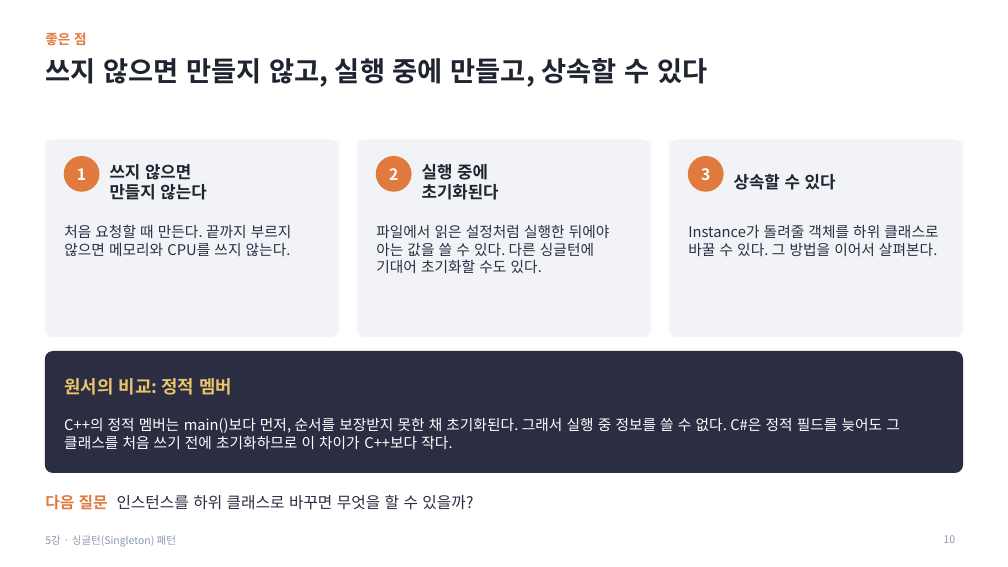
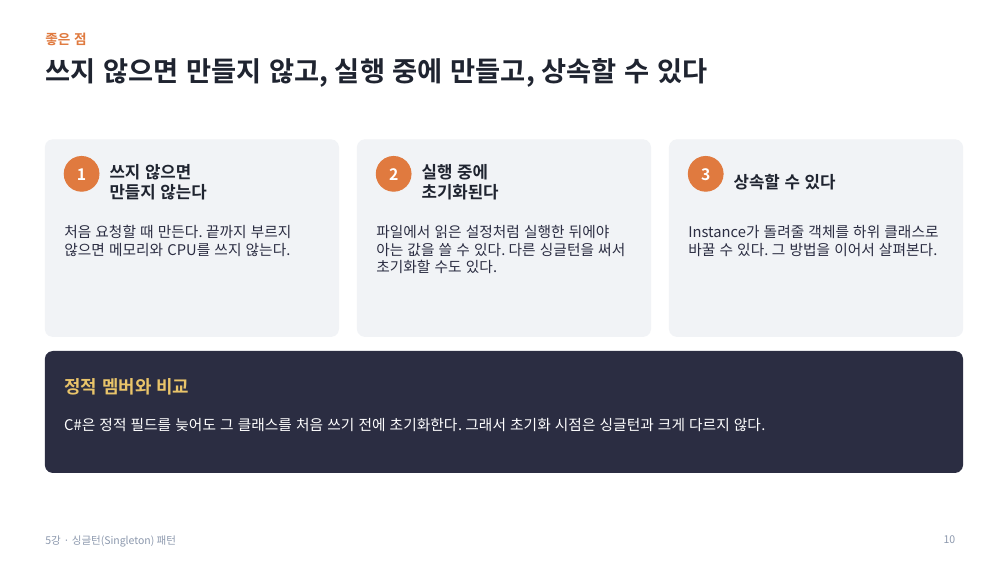
Before and after one commit to Meerkat-GMD/MiniTactics_Student, a slide deck: slide 10 of MiniTactics_Student_Lesson5/05차시_싱글턴_패턴_수업자료.pptx. Drawn at 1008x567 pixels with LibreOffice and Linux fonts; fonts in the diff are those of the drawing. Boxes give left, top, right and bottom in pixels: in the first picture for what was removed or moved away, otherwise in the second. Text is boxed around its words. In the diff, an @@ line names an element or a change of style, - is before the commit and + after.

```diff
--- a/MiniTactics_Student_Lesson5/05차시_싱글턴_패턴_수업자료.pptx
+++ b/MiniTactics_Student_Lesson5/05차시_싱글턴_패턴_수업자료.pptx
@@ text at box(376, 225, 625, 273): text changed @@
-파일에서 읽은 설정처럼 실행한 뒤에야 아는 값을 쓸 수 있다. 다른 싱글턴에 기대어 초기화할 수도 있다.
+파일에서 읽은 설정처럼 실행한 뒤에야 아는 값을 쓸 수 있다. 다른 싱글턴을 써서 초기화할 수도 있다.
@@ text at box(64, 378, 189, 395): text changed @@
-원서의 비교: 정적 멤버
+정적 멤버와 비교
@@ text at box(64, 418, 766, 431): text changed @@
-C++의 정적 멤버는 main()보다 먼저, 순서를 보장받지 못한 채 초기화된다. 그래서 실행 중 정보를 쓸 수 없다. C#은 정적 필드를 늦어도 그 클래스를 처음 쓰기 전에 초기화하므로 이 차이가 C++보다 작다.
+C#은 정적 필드를 늦어도 그 클래스를 처음 쓰기 전에 초기화한다. 그래서 초기화 시점은 싱글턴과 크게 다르지 않다.
@@ text removed at box(45, 495, 473, 510) @@
-다음 질문 인스턴스를 하위 클래스로 바꾸면 무엇을 할 수 있을까?
```
Also in this commit, not shown: 32 other slides changed, 11 other files.
